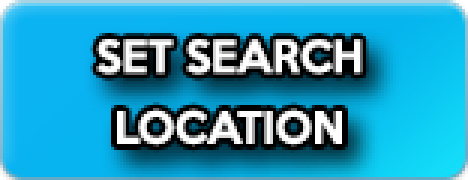
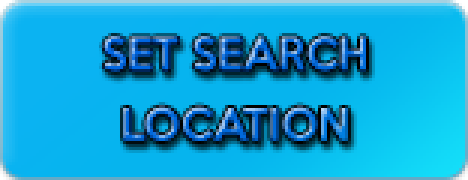
Layer changes from the first 468px x 180px image to the second:
"SET SEARCH LOCATION": blend normal → overlay, painted on it over [96, 36, 366, 147]
